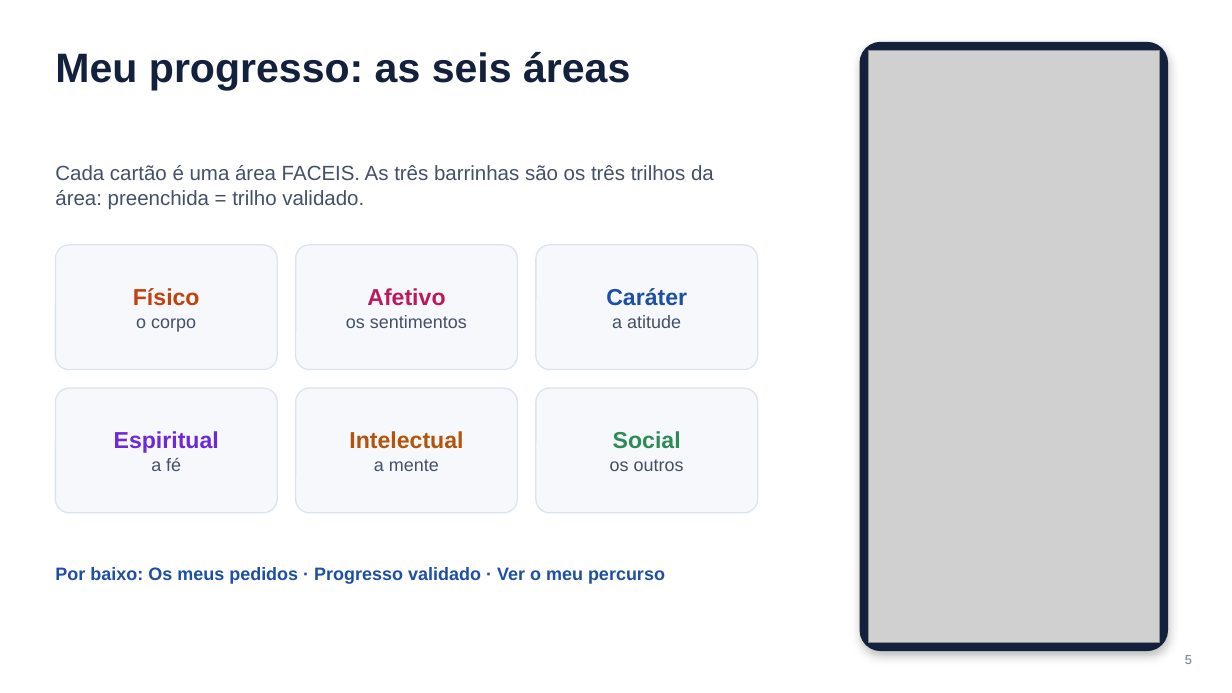
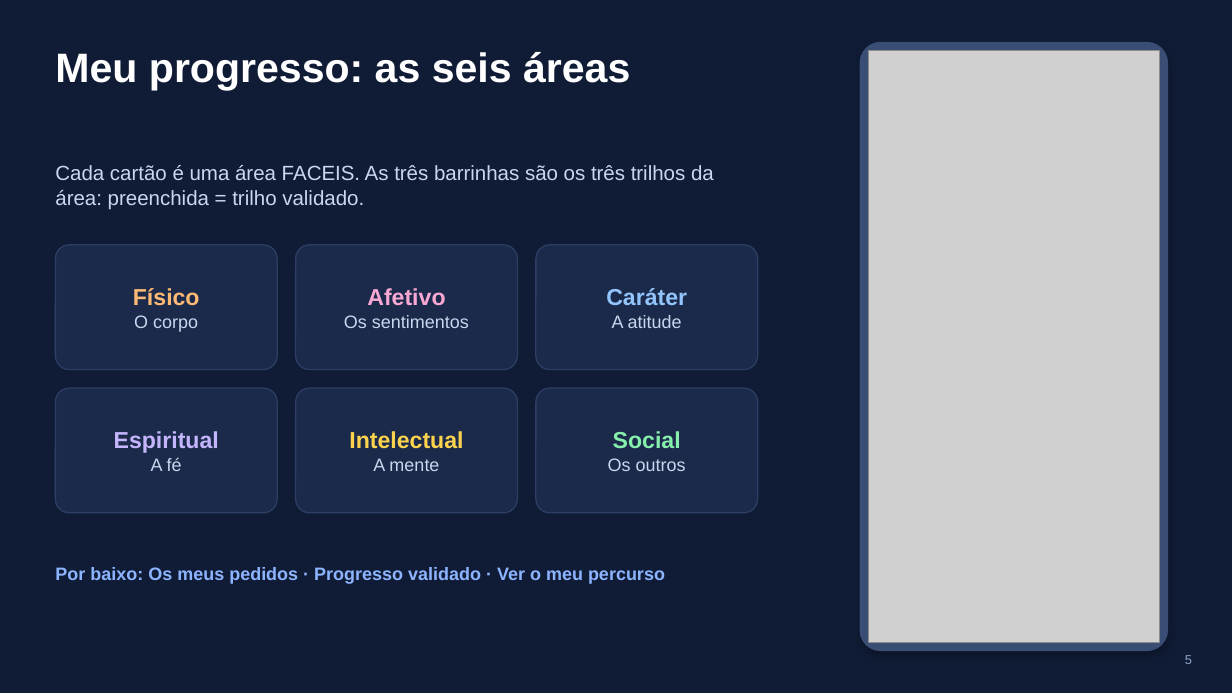
Before and after one commit to jacorreia200218-star/Sistema-Progresso, a slide deck: slide 5 of docs/apresentacao/Pioneiros-app-apresentacao.pptx. Drawn at 1232x693 pixels with LibreOffice and Linux fonts; fonts in the diff are those of the drawing; grey boxes stand for pictures. Boxes give left, top, right and bottom in pixels: in the first picture for what was removed or moved away, otherwise in the second. Text is boxed around its words. In the diff, an @@ line names an element or a change of style, - is before the commit and + after.

```diff
--- a/docs/apresentacao/Pioneiros-app-apresentacao.pptx
+++ b/docs/apresentacao/Pioneiros-app-apresentacao.pptx
@@ background #FFFFFF to #101C36 @@
@@ title "Meu progresso: as seis áreas" at box(55, 52, 630, 90): text colour #14213D to #FFFFFF @@
@@ rounded rectangle at box(860, 43, 1167, 651): fill #14213D to #3A4D75; outline #14213D 1 pt to #3A4D75 1 pt @@
@@ text "Cada cartão é uma área ..." at box(55, 165, 714, 210): text colour #44506A to #C9D6EE @@
@@ text at box(133, 288, 200, 306): text colour #C2410C to #FDBA74 in "Físico" @@
@@ text at box(367, 288, 445, 306): text colour #BE185D to #F9A8D4 in "Afetivo" @@
@@ text at box(606, 288, 687, 305): text colour #1D4FA3 to #93C5FD in "Caráter" @@
@@ text at box(134, 315, 198, 332): text changed; text colour #44506A to #C9D6EE @@
-o corpo
+O corpo
@@ text at box(344, 315, 469, 328): text changed; text colour #44506A to #C9D6EE @@
-os sentimentos
+Os sentimentos
@@ text at box(612, 315, 682, 328): text changed; text colour #44506A to #C9D6EE @@
-a atitude
+A atitude
@@ fill #F6F8FC to #1B2A4A; outline #DCE3EF 1 pt to #2C3E63 1 pt in 6 elements at box(55, 245, 277, 370), box(296, 245, 518, 370), box(536, 245, 758, 370), box(55, 388, 277, 513), box(296, 388, 518, 513), box(536, 388, 758, 513) @@
@@ text at box(114, 431, 219, 453): text colour #6D28D9 to #C4B5FD in "Espiritual" @@
@@ text at box(349, 431, 463, 449): text colour #B45309 to #FCD34D in "Intelectual" @@
@@ text at box(613, 431, 681, 448): text colour #2E8B57 to #86EFAC in "Social" @@
@@ text at box(151, 458, 182, 471): text changed; text colour #44506A to #C9D6EE @@
-a fé
+A fé
@@ text at box(373, 458, 439, 471): text changed; text colour #44506A to #C9D6EE @@
-a mente
+A mente
@@ text at box(608, 458, 686, 471): text changed; text colour #44506A to #C9D6EE @@
-os outros
+Os outros
@@ text "Por baixo: Os meus pedidos ..." at box(55, 567, 665, 584): text colour #1D4FA3 to #8DB4FF @@
@@ page number at box(1185, 655, 1192, 664): text colour #6B7A90 to #8FA3C7 @@
```
Also in this commit, not shown: 16 other slides changed.
